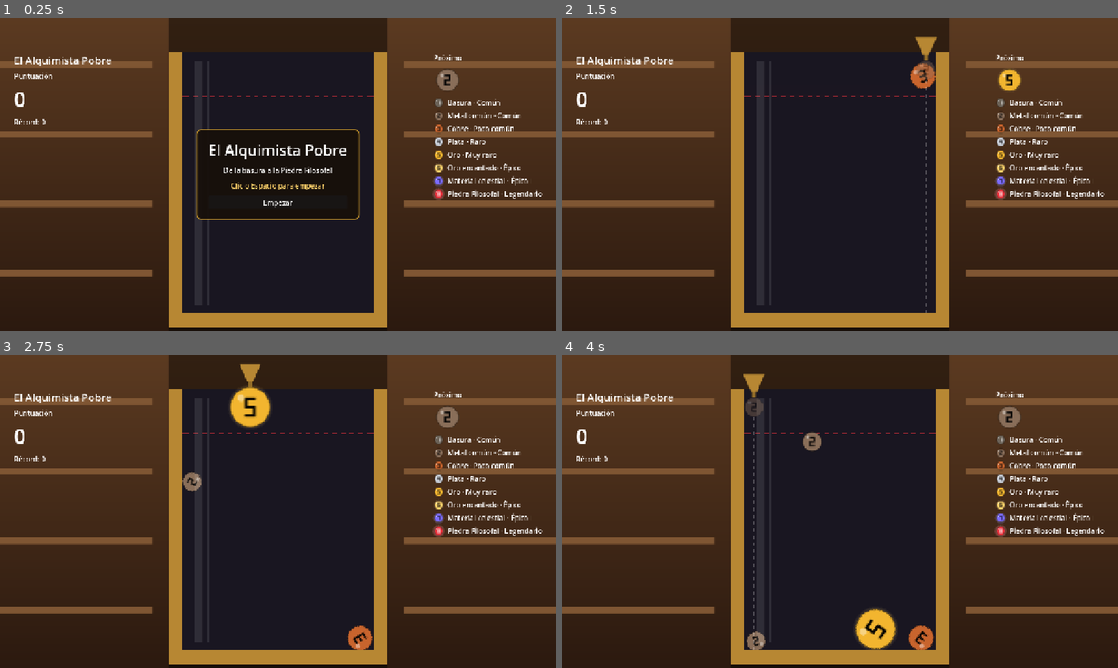
Above: before the commit, frames 1-4 (two rows, left to right).
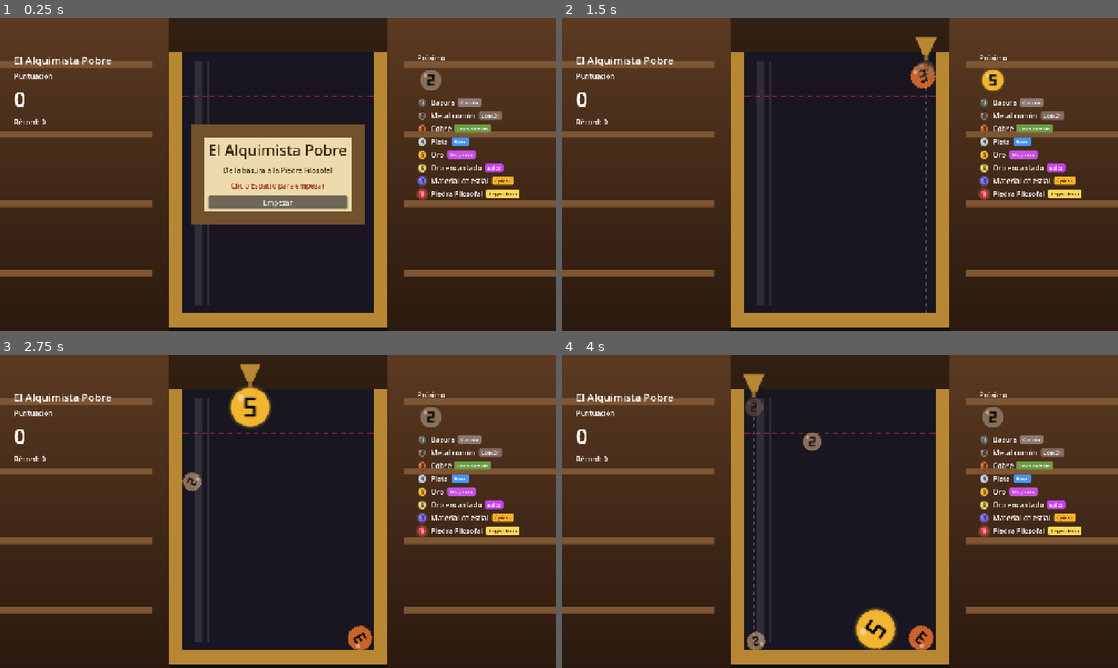
Above: after the commit, the same moments.

Repository: Francisco-Beltran-Millalen/suika-poor-alchemist
Game: Godot game, scene res://game/main.tscn
Same seed, same stepped clock (60 frames per second), same inputs: the game is played once before the commit and once after it.
Inputs (mouse positions are in pixels of both pictures, inside the frame that each line leads up to):
- Up to frame 1 (0.25 s): no input
- Up to frame 2 (1.5 s): click "Empezar" at 0.5 s; tap Enter at 1.25 s; move the mouse to (962, 158) at 1.27 s; hold Space (drop) from 1.28 s (still down); click (962, 158) at 1.42 s
- Up to frame 3 (2.75 s): release Space (drop) at 2 s; drag from (166, 527) to (250, 574) at 2.02 s
- Up to frame 4 (4 s): move the mouse to (895, 442) at 2.77 s; hold Space (drop) 2.78-3.5 s; tap D (aim_right) at 2.85 s; click (895, 442) at 2.92 s; drag from (812, 574) to (673, 464) at 3.52 s

The runs differ from the first frame. In frame 1, 13% of the frame differs, in the area x 34-98%, y 11-66%; in frame 2, 2.8%; in frame 3, 2.7%; in frame 4, 2.7%.

Commit message:
feat(ui): tema, pergamino y leyenda de rareza con color
Co-Authored-By: Claude Sonnet 5.5 <noreply@anthropic.com>

Diff:
--- a/piece/data/celestial_matter.tres
+++ b/piece/data/celestial_matter.tres
@@ -16,3 +16,4 @@
 color = Color(0.482353, 0.423529, 1, 1)
 texture = ExtResource("9_tex")
 glow_strength = 0.75
+rarity_color = Color(0.992157, 0.698039, 0.152941, 1)
--- a/piece/data/copper.tres
+++ b/piece/data/copper.tres
@@ -16,3 +16,4 @@
 color = Color(0.784314, 0.392157, 0.176471, 1)
 texture = ExtResource("9_tex")
 glow_strength = 0.0
+rarity_color = Color(0.423529, 0.611765, 0.282353, 1)
--- a/piece/data/enchanted_gold.tres
+++ b/piece/data/enchanted_gold.tres
@@ -16,3 +16,4 @@
 color = Color(1, 0.827451, 0.419608, 1)
 texture = ExtResource("9_tex")
 glow_strength = 0.5
+rarity_color = Color(0.8, 0.243137, 0.980392, 1)
--- a/piece/data/gold.tres
+++ b/piece/data/gold.tres
@@ -16,3 +16,4 @@
 color = Color(0.94902, 0.713725, 0.188235, 1)
 texture = ExtResource("9_tex")
 glow_strength = 0.3
+rarity_color = Color(0.776471, 0.321569, 0.882353, 1)
--- a/piece/data/philosopher_stone.tres
+++ b/piece/data/philosopher_stone.tres
@@ -14,3 +14,4 @@
 color = Color(0.909804, 0.196078, 0.235294, 1)
 texture = ExtResource("9_tex")
 glow_strength = 1.0
+rarity_color = Color(0.992157, 0.847059, 0.345098, 1)
--- a/piece/data/scrap_metal.tres
+++ b/piece/data/scrap_metal.tres
@@ -16,3 +16,4 @@
 color = Color(0.541176, 0.435294, 0.352941, 1)
 texture = ExtResource("9_tex")
 glow_strength = 0.0
+rarity_color = Color(0.505882, 0.419608, 0.372549, 1)
--- a/piece/data/silver.tres
+++ b/piece/data/silver.tres
@@ -16,3 +16,4 @@
 color = Color(0.788235, 0.807843, 0.839216, 1)
 texture = ExtResource("9_tex")
 glow_strength = 0.15
+rarity_color = Color(0.270588, 0.580392, 0.968627, 1)
--- a/piece/data/trash.tres
+++ b/piece/data/trash.tres
@@ -16,3 +16,4 @@
 color = Color(0.419608, 0.388235, 0.345098, 1)
 texture = ExtResource("9_tex")
 glow_strength = 0.0
+rarity_color = Color(0.54902, 0.47451, 0.439216, 1)
--- a/piece/piece_data.gd
+++ b/piece/piece_data.gd
@@ -31,6 +31,8 @@
 ## Opcional, cuadrada (lienzo con el cuerpo al 80 %). Si es `null` se dibuja un círculo con `color`.
 @export var texture: Texture2D
 @export_range(0.0, 1.0) var glow_strength: float = 0.0
+## Color de la etiqueta de rareza en la leyenda (alfa > 0).
+@export var rarity_color: Color = Color.WHITE
 
 
 ## Indica si es el último nivel de la cadena.
--- a/tests/unit/test_game_ui.gd
+++ b/tests/unit/test_game_ui.gd
@@ -166,3 +166,55 @@
 
 func test_ui_keeps_processing_while_paused() -> void:
 	assert_eq(_ui.process_mode, Node.PROCESS_MODE_ALWAYS)
+
+
+func test_legend_rows_have_a_colored_rarity_chip() -> void:
+	var legend: VBoxContainer = _node("Root/RightPanel/Legend") as VBoxContainer
+	for i: int in _catalog.size():
+		var data: PieceData = _catalog.get_by_level(i + 1)
+		var chip: PanelContainer = legend.get_child(i).get_child(2) as PanelContainer
+		var style: StyleBoxFlat = chip.get_theme_stylebox("panel") as StyleBoxFlat
+		assert_eq(style.bg_color, data.rarity_color, "color de la etiqueta de %s" % data.id)
+		assert_eq((chip.get_child(0) as Label).text, data.rarity_label)
+
+
+func test_legend_chip_text_contrasts_with_its_background() -> void:
+	var catalog: PieceCatalog = DataFactory.make_catalog()
+	catalog.get_by_level(1).rarity_color = Color(1.0, 0.9, 0.4)
+	catalog.get_by_level(2).rarity_color = Color(0.1, 0.1, 0.4)
+	var ui := (load("res://ui/game_ui.tscn") as PackedScene).instantiate() as GameUI
+	add_child_autofree(ui)
+	ui.setup(GameState.new(), catalog)
+	var legend: VBoxContainer = ui.get_node("Root/RightPanel/Legend") as VBoxContainer
+	var on_light: Label = legend.get_child(0).get_child(2).get_child(0) as Label
+	var on_dark: Label = legend.get_child(1).get_child(2).get_child(0) as Label
+	assert_lt(on_light.get_theme_color("font_color").get_luminance(),
+			on_dark.get_theme_color("font_color").get_luminance(), "texto oscuro sobre fondo claro")
+
+
+func test_root_uses_the_ui_theme_and_views_have_no_local_panel_override() -> void:
+	assert_eq((_node("Root") as Control).theme.resource_path, "res://ui/theme.tres")
+	for view: String in ["GameOverView", "VictoryView", "TitleView", "PauseView"]:
+		assert_false((_node("Root/%s" % view) as Control).has_theme_stylebox_override("panel"),
+				"%s no debe anular el panel del tema" % view)
+
+
+func test_panel_fallback_replaces_a_textureless_parchment() -> void:
+	var theme := Theme.new()
+	theme.set_stylebox(&"panel", &"PanelContainer", StyleBoxTexture.new())
+	var flat := StyleBoxFlat.new()
+	theme.set_stylebox(&"panel_fallback", &"PanelContainer", flat)
+	GameUI.apply_panel_fallback(theme)
+	assert_same(theme.get_stylebox(&"panel", &"PanelContainer"), flat)
+
+
+func test_panel_fallback_keeps_a_textured_parchment() -> void:
+	var theme := Theme.new()
+	var parchment := StyleBoxTexture.new()
+	parchment.texture = ImageTexture.create_from_image(Image.create(8, 8, false, Image.FORMAT_RGBA8))
+	theme.set_stylebox(&"panel", &"PanelContainer", parchment)
+	theme.set_stylebox(&"panel_fallback", &"PanelContainer", StyleBoxFlat.new())
+	GameUI.apply_panel_fallback(theme)
+	assert_same(theme.get_stylebox(&"panel", &"PanelContainer"), parchment)
+	GameUI.apply_panel_fallback(null)
+	assert_true(true, "un tema nulo no falla")
--- a/tests/unit/test_real_data.gd
+++ b/tests/unit/test_real_data.gd
@@ -92,3 +92,27 @@
 		checked += 1
 		assert_not_null(sounds.get(property["name"] as String), "%s asignado" % property["name"])
 	assert_eq(checked, 8, "se comprueban los 8 sonidos")
+
+
+func test_every_material_has_a_visible_rarity_color() -> void:
+	for piece: PieceData in _catalog.pieces:
+		assert_gt(piece.rarity_color.a, 0.0, "rarity_color de %s" % piece.id)
+
+
+func test_rarity_colors_are_distinct_for_distinct_rarities() -> void:
+	var by_rarity: Dictionary = {}
+	for piece: PieceData in _catalog.pieces:
+		by_rarity[piece.rarity_label] = piece.rarity_color
+	var seen: Array[Color] = []
+	for color: Color in by_rarity.values():
+		assert_false(seen.has(color), "color repetido: %s" % color)
+		seen.append(color)
+
+
+func test_ui_theme_has_parchment_panel_and_flat_fallback() -> void:
+	var theme := load("res://ui/theme.tres") as Theme
+	var panel := theme.get_stylebox(&"panel", &"PanelContainer") as StyleBoxTexture
+	assert_not_null(panel)
+	assert_eq(panel.texture.resource_path, "res://assets/ui/parchment_panel.png")
+	assert_eq(panel.texture_margin_left, 32.0)
+	assert_true(theme.get_stylebox(&"panel_fallback", &"PanelContainer") is StyleBoxFlat)
--- a/ui/game_ui.gd
+++ b/ui/game_ui.gd
@@ -11,6 +11,13 @@
 signal resume_requested
 ## Botón de la vista de título.
 signal start_requested
+
+const _CHIP_FONT_SIZE: int = 12
+const _CHIP_CORNER_RADIUS: int = 4
+const _CHIP_DARK_TEXT := Color(0.15, 0.1, 0.05)
+const _CHIP_LIGHT_TEXT := Color.WHITE
+## Por encima de esta luminancia, el texto de la etiqueta de rareza es oscuro.
+const _CHIP_LIGHT_BACKGROUND: float = 0.55
 
 ## Segundos hasta mostrar la pantalla de victoria (deja ver la animación).
 @export var victory_view_delay: float = 1.5
@@ -37,6 +44,7 @@
 
 
 func _ready() -> void:
+	apply_panel_fallback(($Root as Control).theme)
 	($Root/GameOverView/VBox/RestartButton as Button).pressed.connect(_on_restart_button_pressed)
 	($Root/VictoryView/VBox/RestartButton as Button).pressed.connect(_on_restart_button_pressed)
 	($Root/TitleView/VBox/StartButton as Button).pressed.connect(_on_start_button_pressed)
@@ -62,6 +70,18 @@
 	_on_state_status_changed(state.get_status())
 
 
+## Si el pergamino del tema no tiene textura, usa el panel plano de respaldo
+## (`panel_fallback`, del mismo tema). Así quitar el PNG nunca rompe la interfaz.
+static func apply_panel_fallback(theme: Theme) -> void:
+	if theme == null or not theme.has_stylebox(&"panel", &"PanelContainer") \
+			or not theme.has_stylebox(&"panel_fallback", &"PanelContainer"):
+		return
+	var panel := theme.get_stylebox(&"panel", &"PanelContainer") as StyleBoxTexture
+	if panel != null and panel.texture == null:
+		theme.set_stylebox(&"panel", &"PanelContainer",
+				theme.get_stylebox(&"panel_fallback", &"PanelContainer"))
+
+
 ## Muestra u oculta la vista de pausa.
 func set_paused(paused: bool) -> void:
 	_pause_view.visible = paused
@@ -86,11 +106,35 @@
 		icon.mouse_filter = Control.MOUSE_FILTER_IGNORE
 		icon.set_piece(data)
 		var label := Label.new()
-		label.text = "%s · %s" % [data.display_name, data.rarity_label]
+		label.text = data.display_name
 		label.mouse_filter = Control.MOUSE_FILTER_IGNORE
 		row.add_child(icon)
 		row.add_child(label)
+		row.add_child(_make_rarity_chip(data))
 		_legend.add_child(row)
+
+
+# Etiqueta de rareza como en la referencia: píldora del color de `rarity_color`.
+func _make_rarity_chip(data: PieceData) -> PanelContainer:
+	var chip := PanelContainer.new()
+	chip.mouse_filter = Control.MOUSE_FILTER_IGNORE
+	chip.size_flags_vertical = Control.SIZE_SHRINK_CENTER
+	var style := StyleBoxFlat.new()
+	style.bg_color = data.rarity_color
+	style.set_corner_radius_all(_CHIP_CORNER_RADIUS)
+	style.content_margin_left = 6.0
+	style.content_margin_right = 6.0
+	style.content_margin_top = 1.0
+	style.content_margin_bottom = 1.0
+	chip.add_theme_stylebox_override("panel", style)
+	var text := Label.new()
+	text.text = data.rarity_label
+	text.mouse_filter = Control.MOUSE_FILTER_IGNORE
+	text.add_theme_font_size_override("font_size", _CHIP_FONT_SIZE)
+	var dark: bool = data.rarity_color.get_luminance() > _CHIP_LIGHT_BACKGROUND
+	text.add_theme_color_override("font_color", _CHIP_DARK_TEXT if dark else _CHIP_LIGHT_TEXT)
+	chip.add_child(text)
+	return chip
 
 
 func _show_end_view(view: Control) -> void:
--- a/ui/game_ui.tscn
+++ b/ui/game_ui.tscn
@@ -2,22 +2,7 @@
 
 [ext_resource type="Script" path="res://ui/game_ui.gd" id="1_ui"]
 [ext_resource type="Script" path="res://ui/piece_icon.gd" id="2_icon"]
-
-[sub_resource type="StyleBoxFlat" id="StyleBoxFlat_end_view"]
-bg_color = Color(0.09, 0.06, 0.04, 0.94)
-border_width_left = 2
-border_width_top = 2
-border_width_right = 2
-border_width_bottom = 2
-border_color = Color(0.95, 0.72, 0.19, 0.9)
-corner_radius_top_left = 10
-corner_radius_top_right = 10
-corner_radius_bottom_right = 10
-corner_radius_bottom_left = 10
-content_margin_left = 28.0
-content_margin_top = 24.0
-content_margin_right = 28.0
-content_margin_bottom = 24.0
+[ext_resource type="Theme" path="res://ui/theme.tres" id="3_theme"]
 
 [node name="GameUI" type="CanvasLayer"]
 process_mode = 3
@@ -31,6 +16,7 @@
 grow_horizontal = 2
 grow_vertical = 2
 mouse_filter = 2
+theme = ExtResource("3_theme")
 
 [node name="DebugLabel" type="Label" parent="Root"]
 visible = false
@@ -80,7 +66,7 @@
 anchors_preset = 1
 anchor_left = 1.0
 anchor_right = 1.0
-offset_left = -280.0
+offset_left = -320.0
 offset_top = 80.0
 offset_right = -32.0
 offset_bottom = 560.0
@@ -115,7 +101,6 @@
 grow_horizontal = 2
 grow_vertical = 2
 mouse_filter = 2
-theme_override_styles/panel = SubResource("StyleBoxFlat_end_view")
 
 [node name="VBox" type="VBoxContainer" parent="Root/GameOverView"]
 custom_minimum_size = Vector2(320, 0)
@@ -124,6 +109,7 @@
 theme_override_constants/separation = 12
 
 [node name="Title" type="Label" parent="Root/GameOverView/VBox"]
+theme_type_variation = &"ParchmentLabel"
 layout_mode = 2
 theme_override_font_sizes/font_size = 26
 text = "La transmutación ha fallado"
@@ -131,6 +117,7 @@
 autowrap_mode = 2
 
 [node name="FinalScore" type="Label" parent="Root/GameOverView/VBox"]
+theme_type_variation = &"ParchmentLabel"
 layout_mode = 2
 text = "Puntuación final: 0"
 horizontal_alignment = 1
@@ -138,7 +125,7 @@
 [node name="NewRecord" type="Label" parent="Root/GameOverView/VBox"]
 visible = false
 layout_mode = 2
-theme_override_colors/font_color = Color(1, 0.83, 0.42, 1)
+theme_type_variation = &"RecordLabel"
 text = "¡Nuevo récord!"
 horizontal_alignment = 1
 
@@ -157,7 +144,6 @@
 grow_horizontal = 2
 grow_vertical = 2
 mouse_filter = 2
-theme_override_styles/panel = SubResource("StyleBoxFlat_end_view")
 
 [node name="VBox" type="VBoxContainer" parent="Root/VictoryView"]
 custom_minimum_size = Vector2(320, 0)
@@ -166,18 +152,21 @@
 theme_override_constants/separation = 12
 
 [node name="Title" type="Label" parent="Root/VictoryView/VBox"]
+theme_type_variation = &"ParchmentLabel"
 layout_mode = 2
 theme_override_font_sizes/font_size = 30
 text = "¡Magnum Opus!"
 horizontal_alignment = 1
 
 [node name="Subtitle" type="Label" parent="Root/VictoryView/VBox"]
+theme_type_variation = &"ParchmentLabel"
 layout_mode = 2
 text = "Has creado la Piedra Filosofal"
 horizontal_alignment = 1
 autowrap_mode = 2
 
 [node name="FinalScore" type="Label" parent="Root/VictoryView/VBox"]
+theme_type_variation = &"ParchmentLabel"
 layout_mode = 2
 text = "Puntuación final: 0"
 horizontal_alignment = 1
@@ -185,7 +174,7 @@
 [node name="NewRecord" type="Label" parent="Root/VictoryView/VBox"]
 visible = false
 layout_mode = 2
-theme_override_colors/font_color = Color(1, 0.83, 0.42, 1)
+theme_type_variation = &"RecordLabel"
 text = "¡Nuevo récord!"
 horizontal_alignment = 1
 
@@ -204,7 +193,6 @@
 grow_horizontal = 2
 grow_vertical = 2
 mouse_filter = 2
-theme_override_styles/panel = SubResource("StyleBoxFlat_end_view")
 
 [node name="VBox" type="VBoxContainer" parent="Root/TitleView"]
 custom_minimum_size = Vector2(320, 0)
@@ -213,6 +201,7 @@
 theme_override_constants/separation = 12
 
 [node name="Title" type="Label" parent="Root/TitleView/VBox"]
+theme_type_variation = &"ParchmentLabel"
 layout_mode = 2
 theme_override_font_sizes/font_size = 34
 text = "El Alquimista Pobre"
@@ -220,14 +209,15 @@
 autowrap_mode = 2
 
 [node name="Subtitle" type="Label" parent="Root/TitleView/VBox"]
+theme_type_variation = &"ParchmentLabel"
 layout_mode = 2
 text = "De la basura a la Piedra Filosofal"
 horizontal_alignment = 1
 autowrap_mode = 2
 
 [node name="Hint" type="Label" parent="Root/TitleView/VBox"]
-layout_mode = 2
-theme_override_colors/font_color = Color(1, 0.83, 0.42, 1)
+theme_type_variation = &"RecordLabel"
+layout_mode = 2
 text = "Clic o Espacio para empezar"
 horizontal_alignment = 1
 
@@ -246,7 +236,6 @@
 grow_horizontal = 2
 grow_vertical = 2
 mouse_filter = 2
-theme_override_styles/panel = SubResource("StyleBoxFlat_end_view")
 
 [node name="VBox" type="VBoxContainer" parent="Root/PauseView"]
 custom_minimum_size = Vector2(320, 0)
@@ -255,6 +244,7 @@
 theme_override_constants/separation = 12
 
 [node name="Title" type="Label" parent="Root/PauseView/VBox"]
+theme_type_variation = &"ParchmentLabel"
 layout_mode = 2
 theme_override_font_sizes/font_size = 30
 text = "Pausa"
--- /dev/null
+++ b/ui/theme.tres
@@ -0,0 +1,39 @@
+[gd_resource type="Theme" load_steps=4 format=3]
+
+[ext_resource type="Texture2D" path="res://assets/ui/parchment_panel.png" id="1_parchment"]
+
+[sub_resource type="StyleBoxTexture" id="StyleBoxTexture_parchment"]
+texture = ExtResource("1_parchment")
+texture_margin_left = 32.0
+texture_margin_top = 32.0
+texture_margin_right = 32.0
+texture_margin_bottom = 32.0
+content_margin_left = 40.0
+content_margin_top = 36.0
+content_margin_right = 40.0
+content_margin_bottom = 36.0
+
+[sub_resource type="StyleBoxFlat" id="StyleBoxFlat_fallback"]
+bg_color = Color(0.09, 0.06, 0.04, 0.94)
+border_width_left = 2
+border_width_top = 2
+border_width_right = 2
+border_width_bottom = 2
+border_color = Color(0.95, 0.72, 0.19, 0.9)
+corner_radius_top_left = 10
+corner_radius_top_right = 10
+corner_radius_bottom_right = 10
+corner_radius_bottom_left = 10
+content_margin_left = 28.0
+content_margin_top = 24.0
+content_margin_right = 28.0
+content_margin_bottom = 24.0
+
+[resource]
+default_font_size = 16
+PanelContainer/styles/panel = SubResource("StyleBoxTexture_parchment")
+PanelContainer/styles/panel_fallback = SubResource("StyleBoxFlat_fallback")
+ParchmentLabel/base_type = &"Label"
+ParchmentLabel/colors/font_color = Color(0.25, 0.15, 0.08, 1)
+RecordLabel/base_type = &"Label"
+RecordLabel/colors/font_color = Color(0.62, 0.2, 0.08, 1)
Not shown, added: tests/unit/test_drop_controller.gd.uid
Not shown, changed: AGENTS.md
Not shown, changed: docs/03_data_design.md
Not shown, changed: docs/06_plan_iteracion_2.md
Not shown, changed: docs/07_diseno_presentacion.md
Not shown, changed: docs/RULES.md
